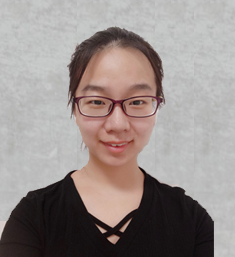
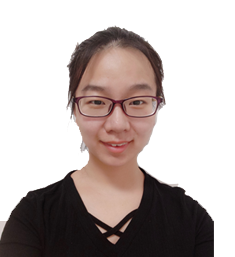
Layers edited between the first and the second 235 x 257 image:
removed layer "图层 7" over bbox(0, 0, 235, 257)
